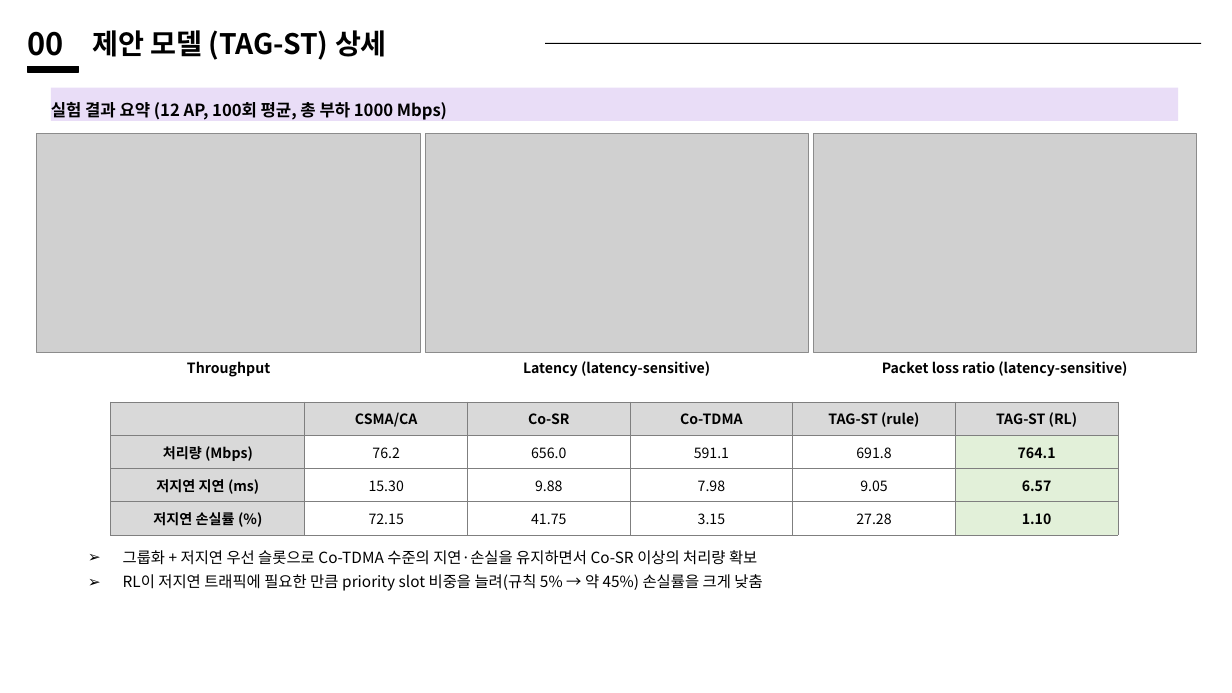
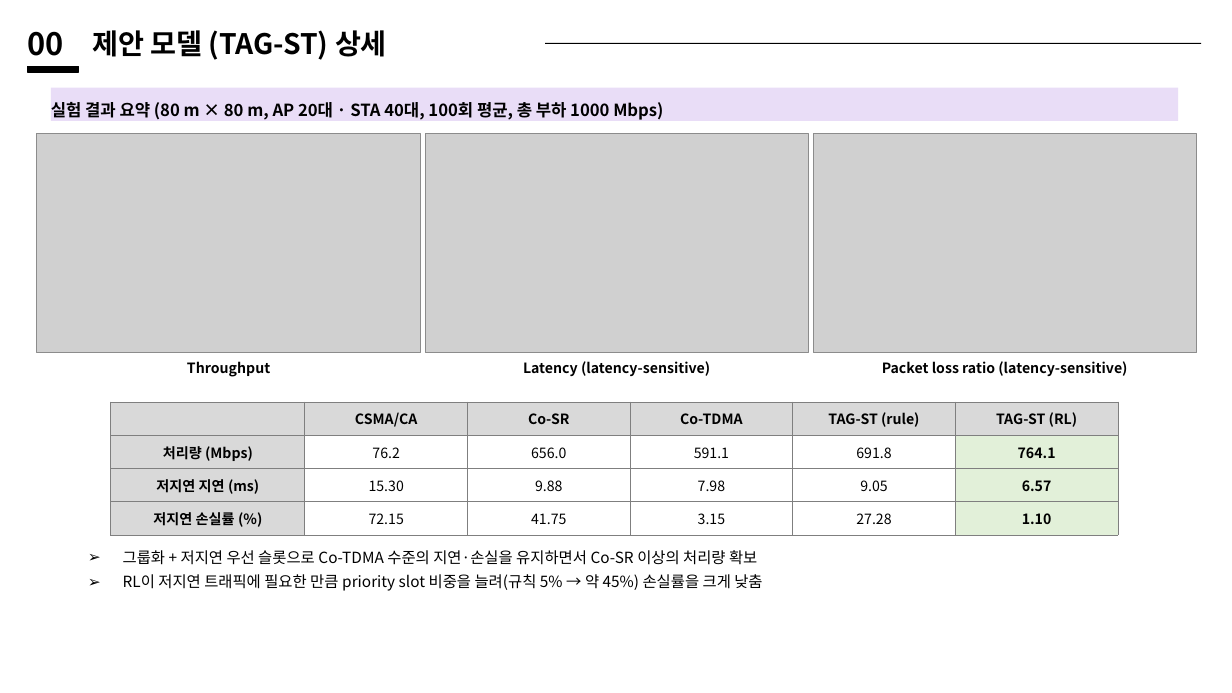
Before and after one commit to wanniii/Multi-AP-Coordination_Grouping, a slide deck: slide 5 of paper/slides/TAG-ST_model_detail_slides.pptx. Drawn at 1232x693 pixels with LibreOffice and Linux fonts; fonts in the diff are those of the drawing; grey boxes stand for pictures. Boxes give left, top, right and bottom in pixels: in the first picture for what was removed or moved away, otherwise in the second. Text is boxed around its words. In the diff, an @@ line names an element or a change of style, - is before the commit and + after.

```diff
--- a/paper/slides/TAG-ST_model_detail_slides.pptx
+++ b/paper/slides/TAG-ST_model_detail_slides.pptx
@@ text in rectangle at <box>51,102,663,120</box>: text changed @@
-실험 결과 요약 (12 AP, 100회 평균, 총 부하 1000 Mbps)
+실험 결과 요약 (80 m × 80 m, AP 20대 · STA 40대, 100회 평균, 총 부하 1000 Mbps)
```
Also in this commit, not shown: 1 other slide changed, 1 other file.
